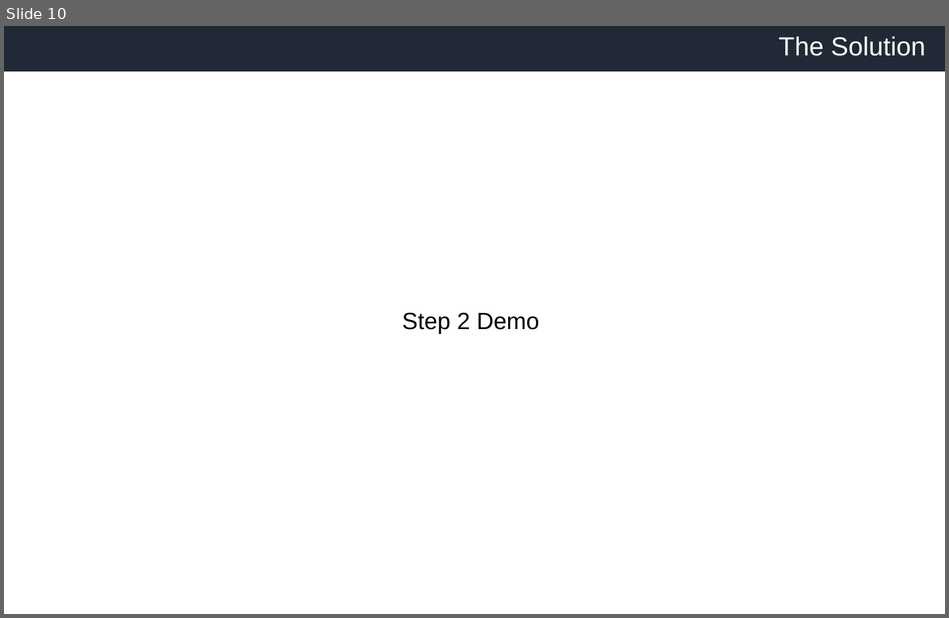
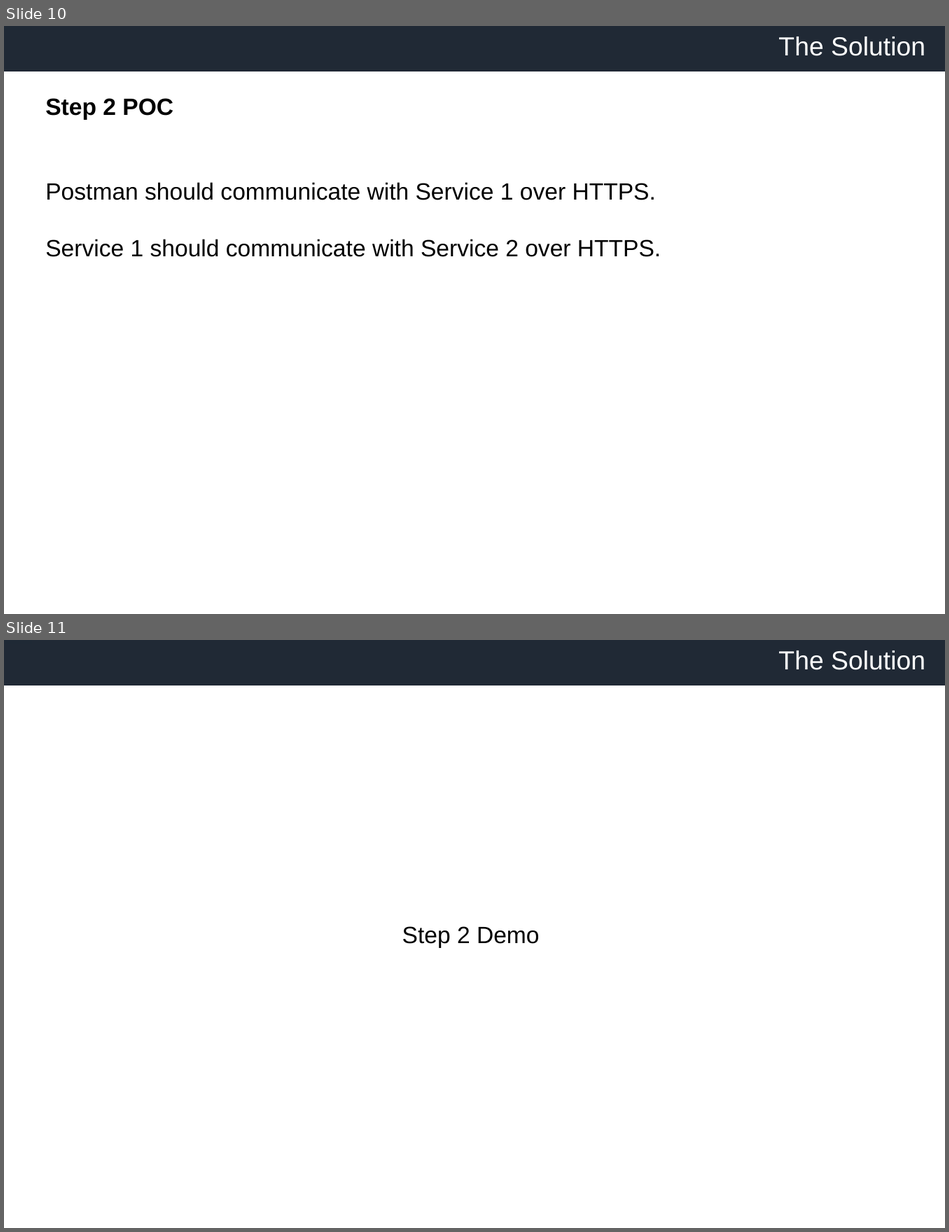
Before and after one commit to slomangino123/load-balanced-services, a slide deck: presentation.pptx. Shown one above the other, each under a label of ours: slide 10 before the commit, slides 10 and 11 after it. The pictures are 949x618 and 949x1232 pixels, drawn with LibreOffice and Linux fonts; fonts in the diff are those of the drawing; background and template pictures are left out. Boxes give left, top, right and bottom in pixels: in the first picture for what was removed or moved away, otherwise in the second. Text is boxed around its words. In the diff, an @@ line names an element or a change of style, - is before the commit and + after.

```diff
--- a/presentation.pptx
+++ b/presentation.pptx
@@ slide 10 added at (x1=4, y1=26, x2=945, y2=614), background #FFFFFF; not listed: 2 template elements that a slide beside it also shows @@
@@ text added at (x1=778, y1=36, x2=925, y2=56), 20 pt, text #FFFFFF @@
+The Solution
@@ text added at (x1=45, y1=98, x2=661, y2=257), 18 pt, text #000000 @@
+Step 2 POC
+Postman should communicate with Service 1 over HTTPS.
+Service 1 should communicate with Service 2 over HTTPS.
@@ what was slide 10 is now slide 11 @@
```
Also in this commit, not shown: 3 slides changed, 1 other slide added.
